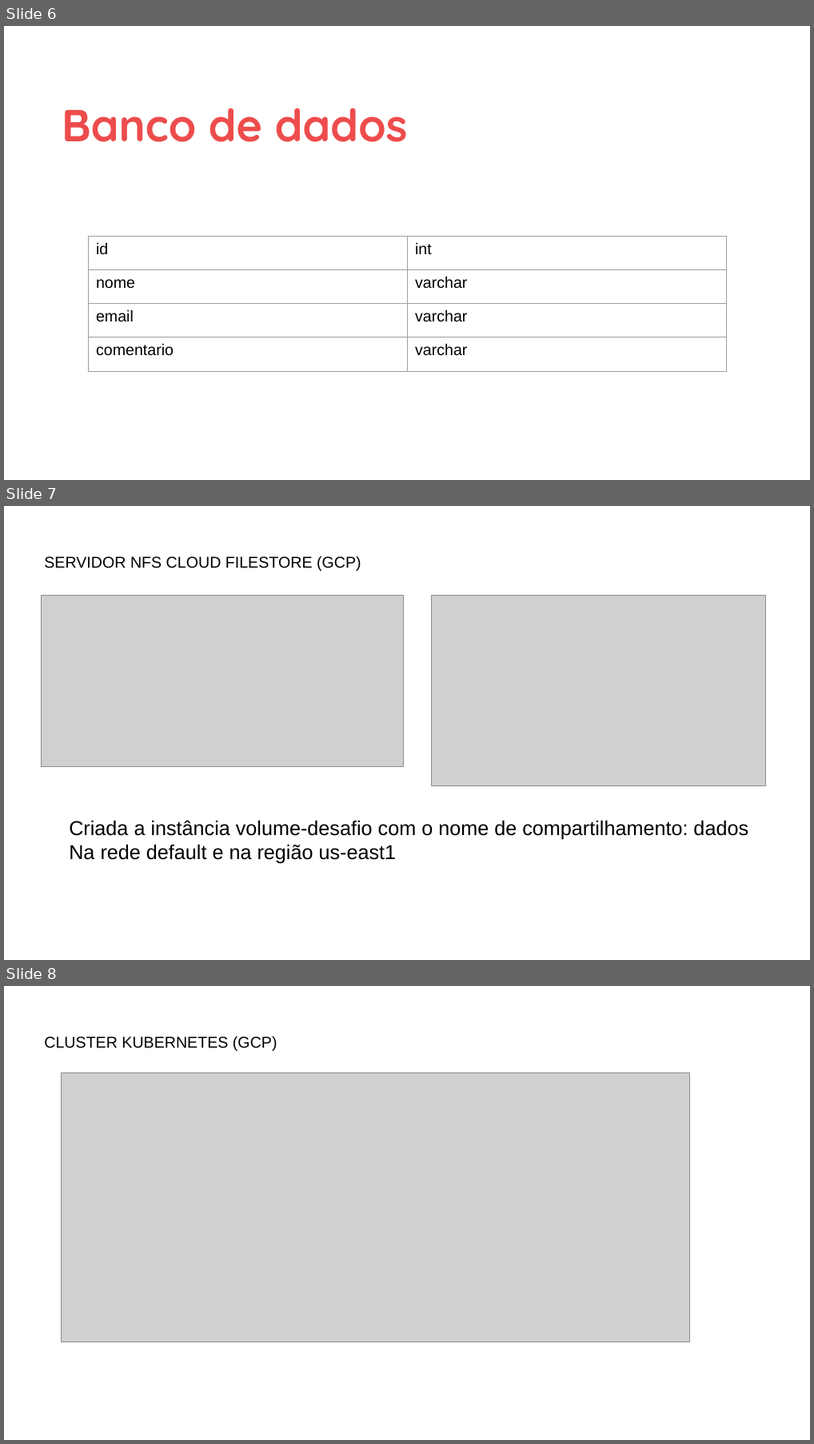
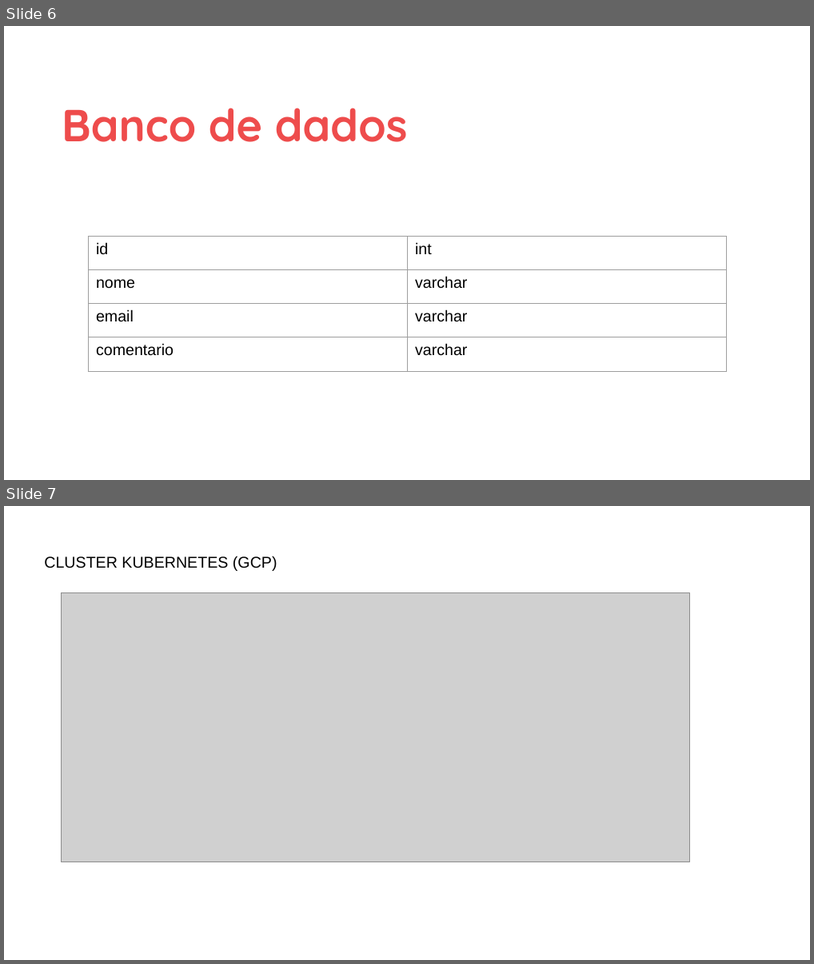
Before and after one commit to szalbuque/DevopsDio.me, a slide deck: Kubernetes - desafio/Kubernetes - Projeto 1.odp. Shown one above the other, each under a label of ours: slides 6, 7 and 8 before the commit, slides 6 and 7 after it. The pictures are 814x1444 and 814x964 pixels, drawn with LibreOffice and Linux fonts; fonts in the diff are those of the drawing; grey boxes stand for pictures; background and template pictures are left out. Boxes give left, top, right and bottom in pixels: in the first picture for what was removed or moved away, otherwise in the second. Text is boxed around its words. In the diff, an @@ line names an element or a change of style, - is before the commit and + after.

```diff
--- a/Kubernetes - desafio/Kubernetes - Projeto 1.odp
+++ b/Kubernetes - desafio/Kubernetes - Projeto 1.odp
@@ slide 7 removed at bbox=[4, 506, 810, 960], background #FFFFFF @@
@@ title removed at bbox=[44, 556, 362, 571] @@
-SERVIDOR NFS CLOUD FILESTORE (GCP)
@@ picture removed at bbox=[41, 595, 404, 767] @@
@@ picture removed at bbox=[431, 595, 766, 785] @@
@@ text removed at bbox=[69, 820, 749, 864] @@
-Criada a instância volume-desafio com o nome de compartilhamento: dados
-Na rede default e na região us-east1
@@ what was slide 8 is now slide 7 @@
```
Also in this commit, not shown: 4 slides changed, 7 other files.
